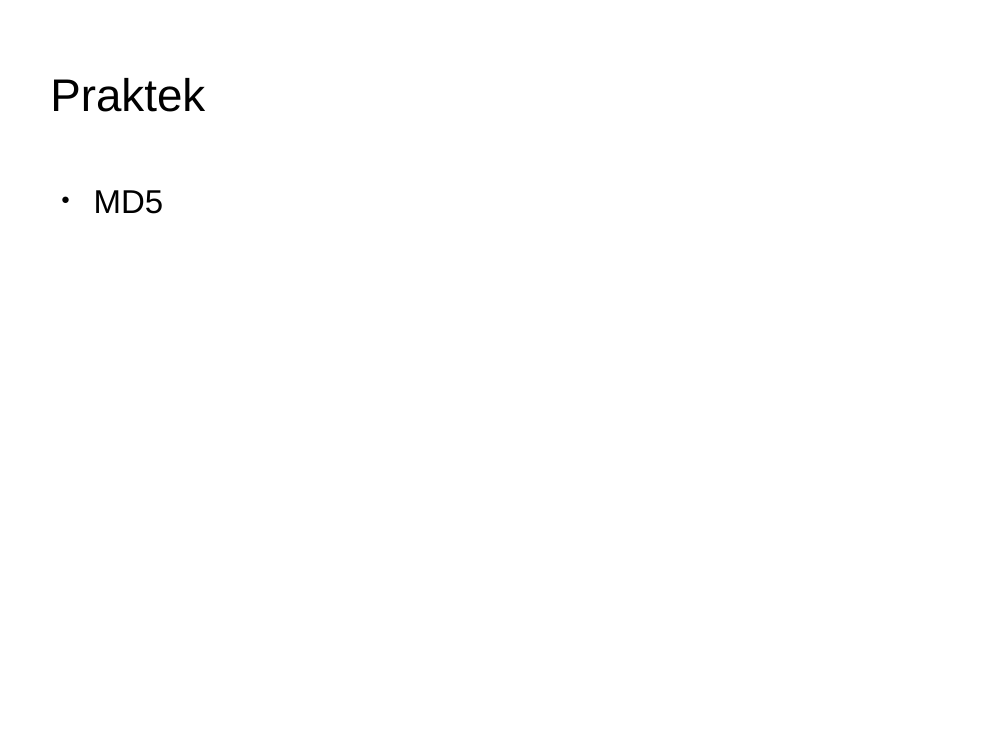
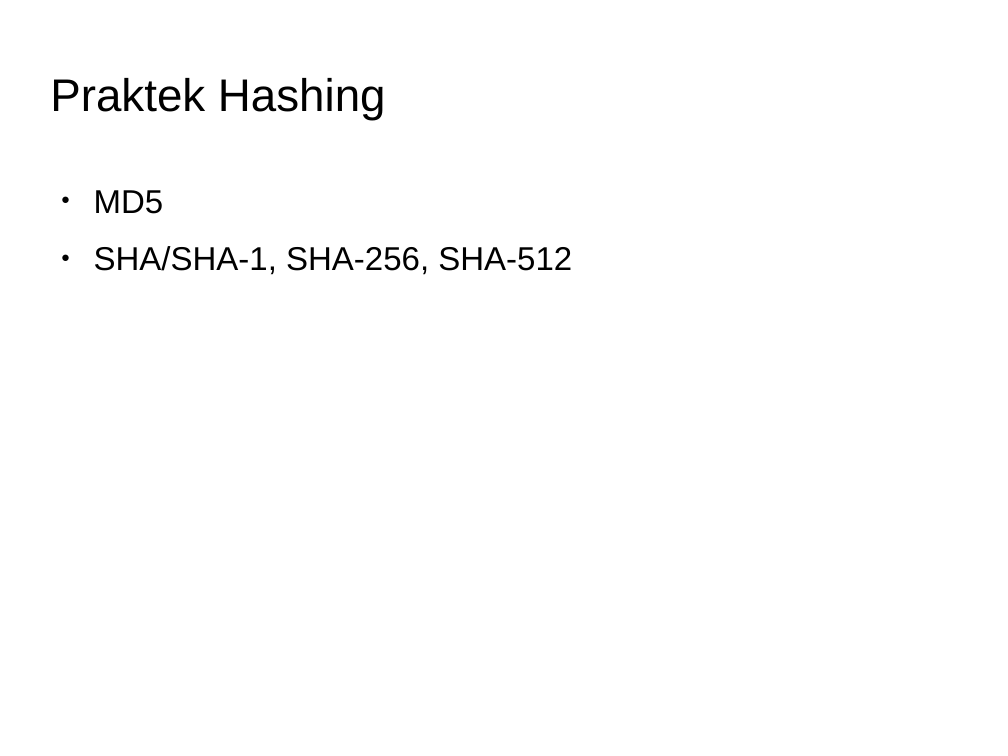
Before and after one commit to Dickyfathur7/pemrograman-komputer-2, a slide deck: slide 3 of 10-cryptography-BELUM-SELESAI/slide-crypto.odp. Drawn at 1008x756 pixels with LibreOffice and Linux fonts; fonts in the diff are those of the drawing; background and template pictures are left out. Boxes give left, top, right and bottom in pixels: in the first picture for what was removed or moved away, otherwise in the second. Text is boxed around its words. In the diff, an @@ line names an element or a change of style, - is before the commit and + after.

```diff
--- a/10-cryptography-BELUM-SELESAI/slide-crypto.odp
+++ b/10-cryptography-BELUM-SELESAI/slide-crypto.odp
@@ title at [50,78,386,121]: text changed @@
-Praktek
+Praktek Hashing
@@ text at [94,246,572,275]: paragraph added @@
+● SHA/SHA-1, SHA-256, SHA-512
```
Also in this commit, not shown: 1 other slide changed, 1 slide added, 19 other files.
